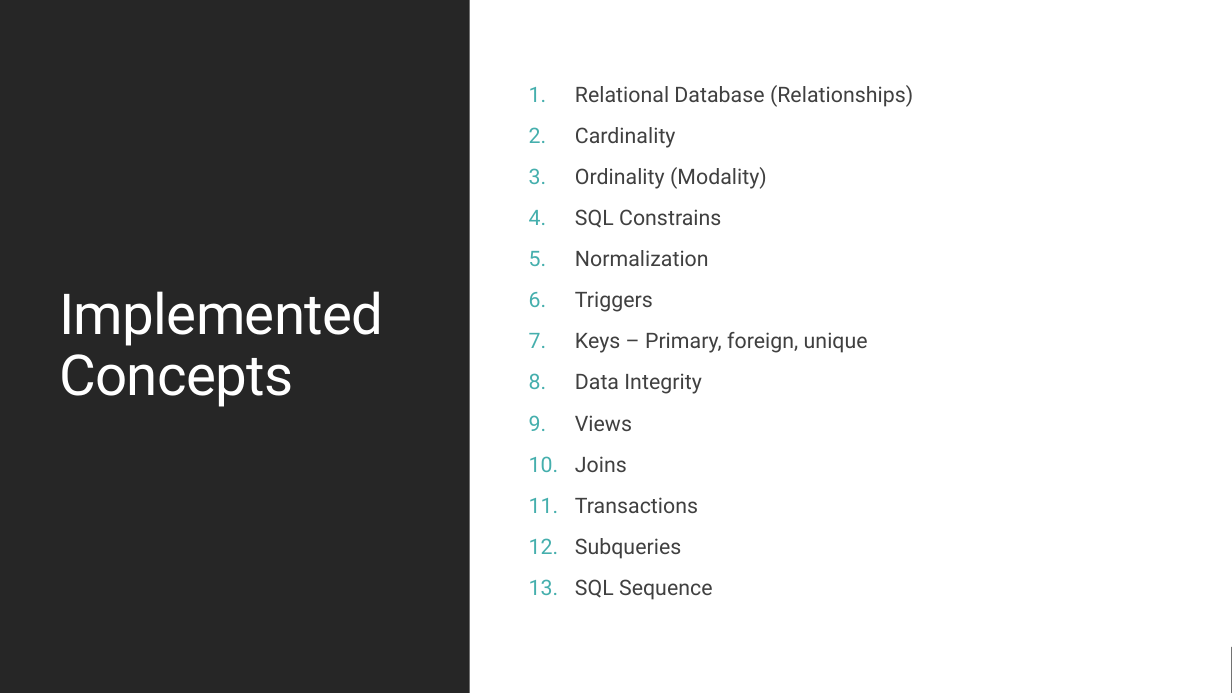
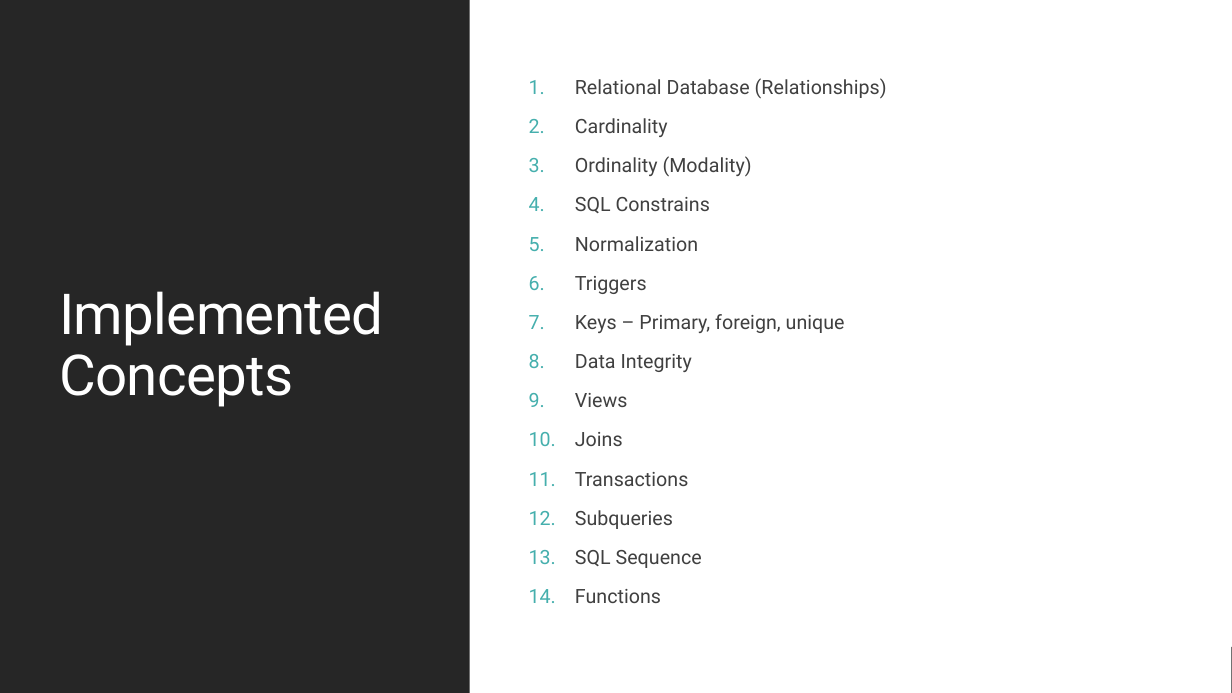
Before and after one commit to aakashshukla27/DAMG6210, a slide deck: slide 7 of DAMG_Project_presentation (1).pptx. Drawn at 1232x693 pixels with LibreOffice and Linux fonts; fonts in the diff are those of the drawing. Boxes give left, top, right and bottom in pixels: in the first picture for what was removed or moved away, otherwise in the second. Text is boxed around its words. In the diff, an @@ line names an element or a change of style, - is before the commit and + after.

```diff
--- a/DAMG_Project_presentation (1).pptx
+++ b/DAMG_Project_presentation (1).pptx
@@ text at [575,78,887,568]: size 16.6 to 15.3 pt @@
@@ text at [575,589,661,603]: paragraph added @@
+14. Functions
```
Also in this commit, not shown: 1 other slide changed, 4 other files.
